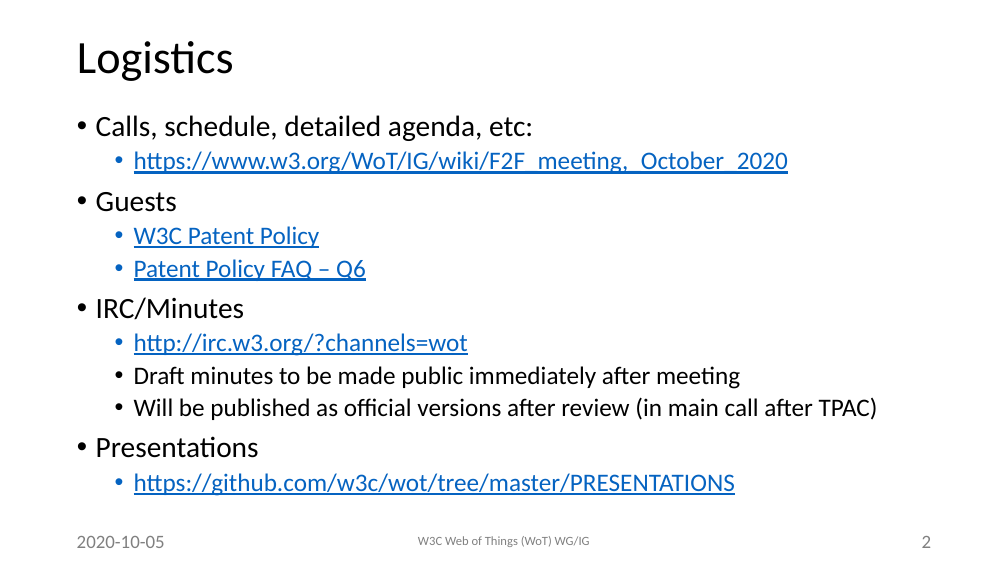
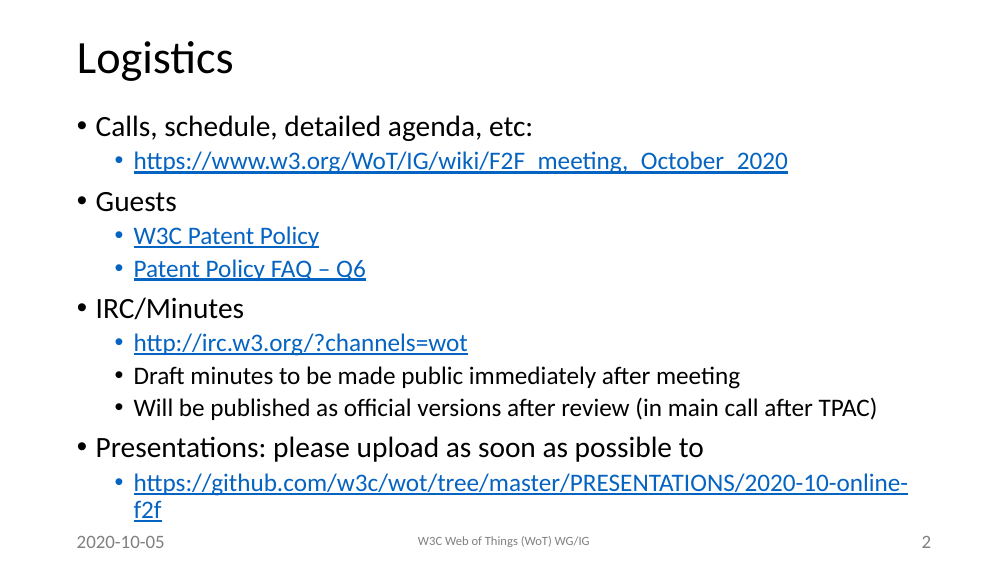
Before and after one commit to w3c/wot, a slide deck: slide 2 of PRESENTATIONS/2020-10-online-f2f/2020-10-05-WoT-F2F-Opening-McCool.pptx. Drawn at 1008x567 pixels with LibreOffice and Linux fonts; fonts in the diff are those of the drawing; background and template pictures are left out. Boxes give left, top, right and bottom in pixels: in the first picture for what was removed or moved away, otherwise in the second. Text is boxed around its words. In the diff, an @@ line names an element or a change of style, - is before the commit and + after.

```diff
--- a/PRESENTATIONS/2020-10-online-f2f/2020-10-05-WoT-F2F-Opening-McCool.pptx
+++ b/PRESENTATIONS/2020-10-online-f2f/2020-10-05-WoT-F2F-Opening-McCool.pptx
@@ text at [96, 436, 909, 522]: text changed @@
-• Presentations
-  • https://github.com/w3c/wot/tree/master/PRESENTATIONS
+• Presentations: please upload as soon as possible to
+  • https://github.com/w3c/wot/tree/master/PRESENTATIONS/2020-10-online-f2f
```
Also in this commit, not shown: 1 other file.
